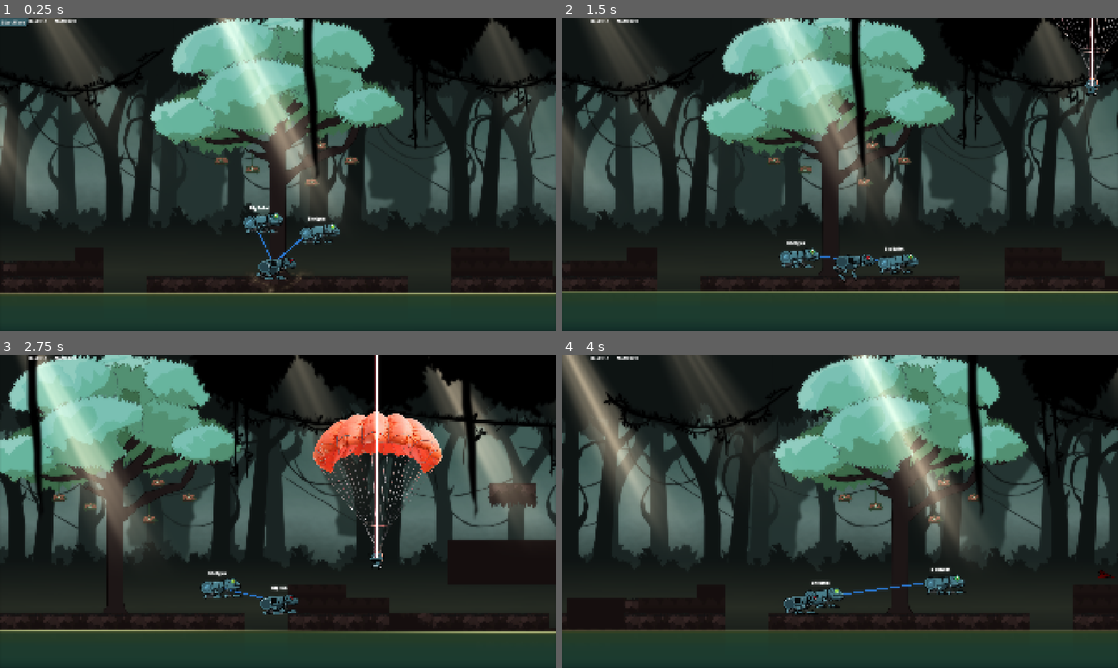
Above: before the commit, frames 1-4 (two rows, left to right).
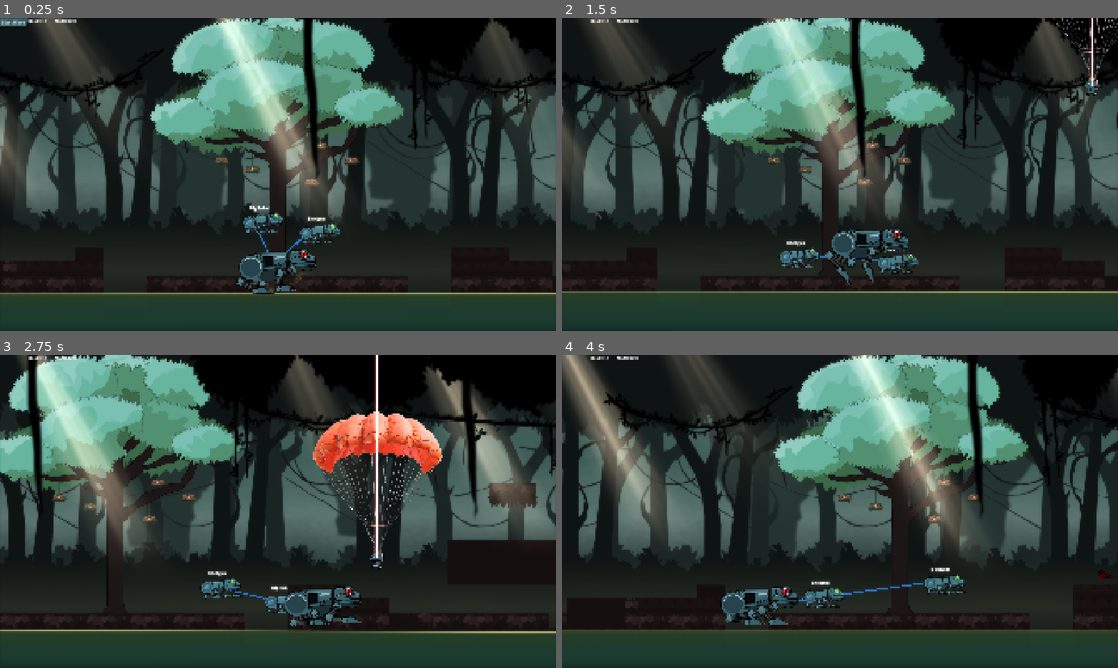
Above: after the commit, the same moments.

Repository: chirp-games/godot-wild-jam-98
Game: Godot game, scene res://game/game.tscn
The game is run twice, just before and just after one commit, with the same random seed, the same clock (stepped at 60 frames per second) and the same inputs. This scene is started directly instead of the project's main scene. The engine's default icon, where the game draws it, is replaced by a stand-in: a white triangle on a blue panel in a dark square.
Inputs (mouse positions are in pixels of both pictures, inside the frame that each line leads up to):
- Up to frame 1 (0.25 s): no input
- Up to frame 2 (1.5 s): click "Start Wave" at 0.5 s; move the mouse to (962, 158) at 1.27 s; hold Right (move_right) from 1.28 s (still down); tap W (move_up) at 1.35 s; click (962, 158) at 1.42 s
- Up to frame 3 (2.75 s): tap W (move_up) at 1.52, 1.82 s; release Right (move_right) at 2 s; drag from (166, 527) to (205, 592) at 2.02 s
- Up to frame 4 (4 s): move the mouse to (895, 442) at 2.77 s; press the mouse at (895, 442) at 2.78 s; hold Left (move_left) 2.78-3.5 s; tap W (move_up) at 3.05 s; release the mouse at (895, 442) at 3.5 s; drag from (812, 574) to (1034, 589) at 3.52 s

The runs differ from the first frame. In frame 1, 1.1% of the frame differs, in the area x 42-57%, y 74-89%; in frame 2, 1.1%; in frame 3, 1.1%; in frame 4, 1.2%, in the area x 28-47%, y 74-87%.

Commit message:
Fix player animation

Diff:
--- a/game/player/player.gd
+++ b/game/player/player.gd
@@ -37,10 +37,10 @@
 
 	if Input.is_action_just_pressed("move_up") and on_floor:
 		apply_central_impulse(Vector2(0, -700))
-		($Player/AnimationPlayer as AnimationPlayer).play("jump")
+		($Skeleton/AnimationPlayer as AnimationPlayer).play("jump")
 	elif on_floor and direction != 0:
 		apply_central_impulse(Vector2(200 * walk_dir,-100))
-		($Player/AnimationPlayer as AnimationPlayer).play(
+		($Skeleton/AnimationPlayer as AnimationPlayer).play(
 			"jump_left" if walk_dir < 0 else "jump"
 		)
 
--- a/game/player/player.tscn
+++ b/game/player/player.tscn
@@ -14,8 +14,7 @@
 max_contacts_reported = 5
 script = ExtResource("1_2mv0n")
 
-[node name="Player" parent="." unique_id=1202274876 instance=ExtResource("2_8soms")]
-scale = Vector2(0.5, 0.5)
+[node name="Skeleton" parent="." unique_id=1202274876 instance=ExtResource("2_8soms")]
 
 [node name="CollisionShape2D" type="CollisionShape2D" parent="." unique_id=2135713207]
 position = Vector2(-2.5, 5.5)
--- a/game/player/skeleton.tscn
+++ b/game/player/skeleton.tscn
@@ -34,7 +34,7 @@
 joint_data/1/bone2d_node = NodePath("Torso/Hip/BackLegUpper")
 joint_data/1/rotate_from_joint = false
 joint_data/1/enable_constraint = true
-joint_data/1/constraint_angle_min = 349.9999
+joint_data/1/constraint_angle_min = 349.99988
 joint_data/1/constraint_angle_max = 360.0
 joint_data/1/constraint_angle_invert = false
 joint_data/1/constraint_in_localspace = true
@@ -66,7 +66,7 @@
 joint_data/0/bone2d_node = NodePath("Torso/FrontLegUpper")
 joint_data/0/rotate_from_joint = false
 joint_data/0/enable_constraint = true
-joint_data/0/constraint_angle_min = 299.99994
+joint_data/0/constraint_angle_min = 299.9999
 joint_data/0/constraint_angle_max = 360.0
 joint_data/0/constraint_angle_invert = false
 joint_data/0/constraint_in_localspace = true
@@ -345,7 +345,7 @@
 &"jump_left": SubResource("Animation_heo5q")
 }
 
-[node name="Player" type="Node2D" unique_id=1202274876]
+[node name="Skeleton" type="Node2D" unique_id=1202274876]
 z_index = 90
 
 [node name="Skeleton" type="Skeleton2D" parent="." unique_id=634421146]
Not shown: 1 places in game/player/player.tscn that only renumber resources
Not shown: 1 places in game/player/skeleton.tscn that only renumber resources
